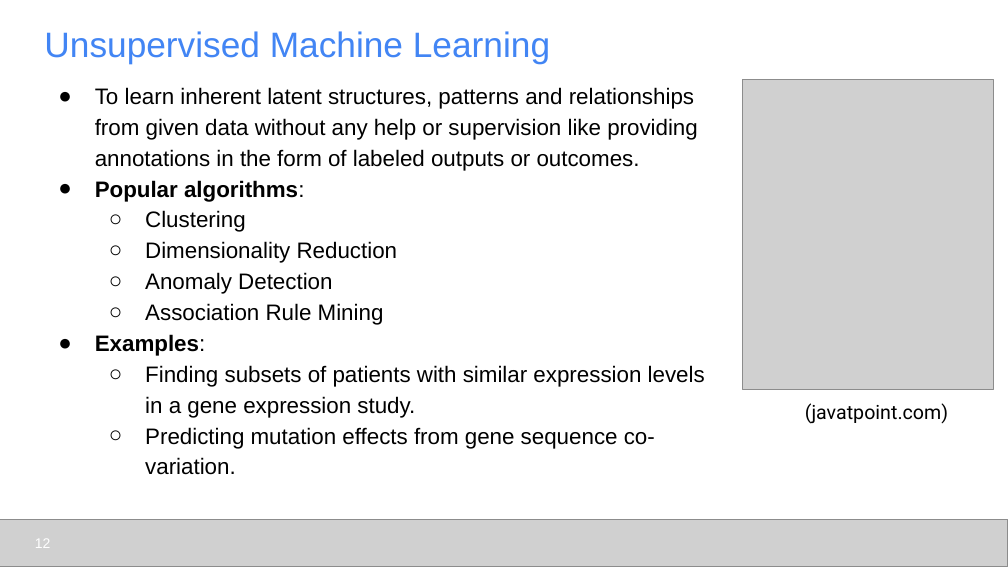
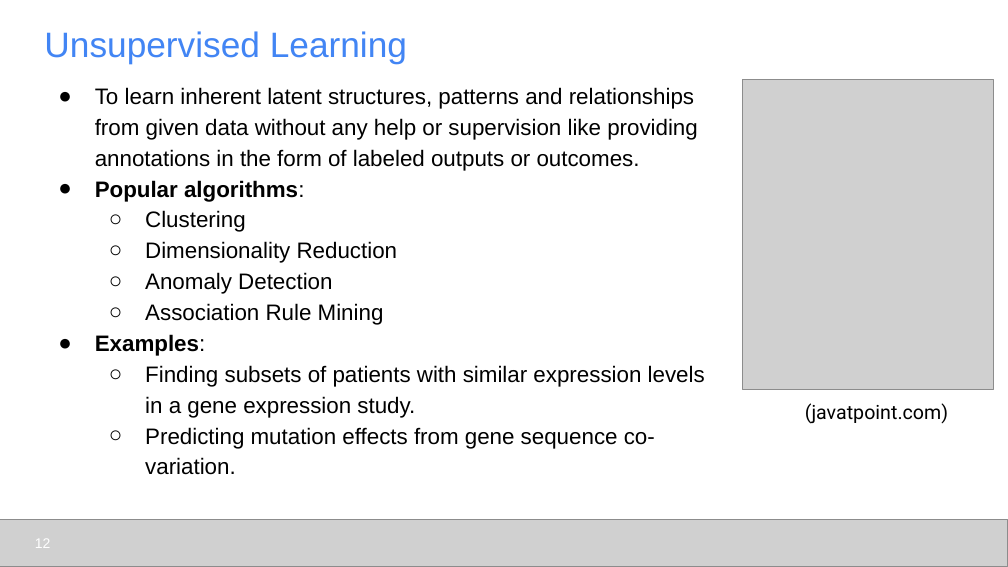
Before and after one commit to udel-cbcb/al_ml_workshop, a slide deck: slide 12 of Day_1/Lectures/Day_1_Lecture_1_Introduction_to_Artificial_Intelligence_and_Machine_Learning.pptx. Drawn at 1008x567 pixels with LibreOffice and Linux fonts; fonts in the diff are those of the drawing; grey boxes stand for pictures. Boxes give left, top, right and bottom in pixels: in the first picture for what was removed or moved away, otherwise in the second. Text is boxed around its words. In the diff, an @@ line names an element or a change of style, - is before the commit and + after.

```diff
--- a/Day_1/Lectures/Day_1_Lecture_1_Introduction_to_Artificial_Intelligence_and_Machine_Learning.pptx
+++ b/Day_1/Lectures/Day_1_Lecture_1_Introduction_to_Artificial_Intelligence_and_Machine_Learning.pptx
@@ title at [44,31,407,64]: text changed @@
-Unsupervised Machine Learning
+Unsupervised Learning
```
Also in this commit, not shown: 9 other slides changed, 3 slides added, 7 other files.
